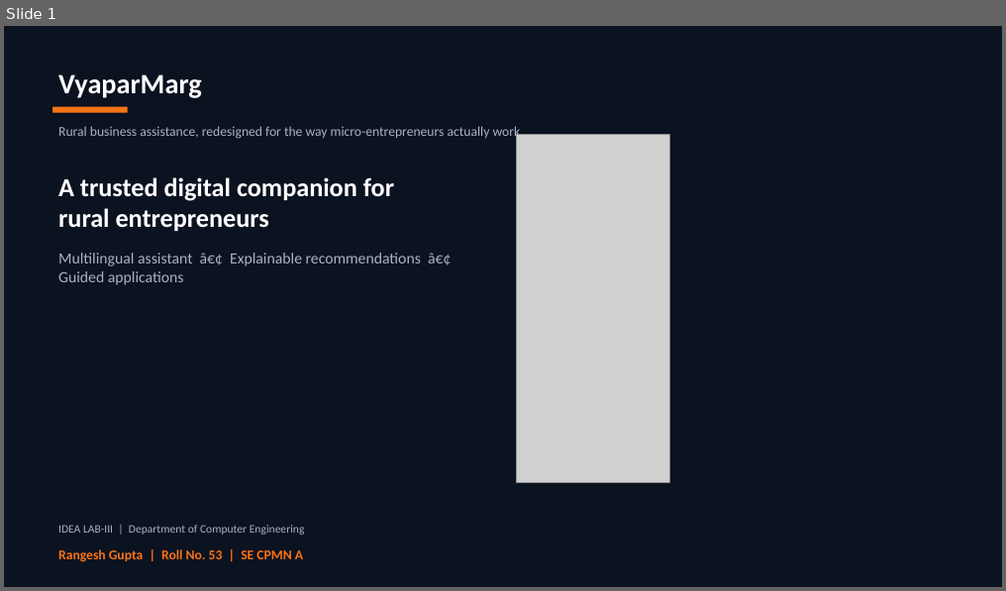
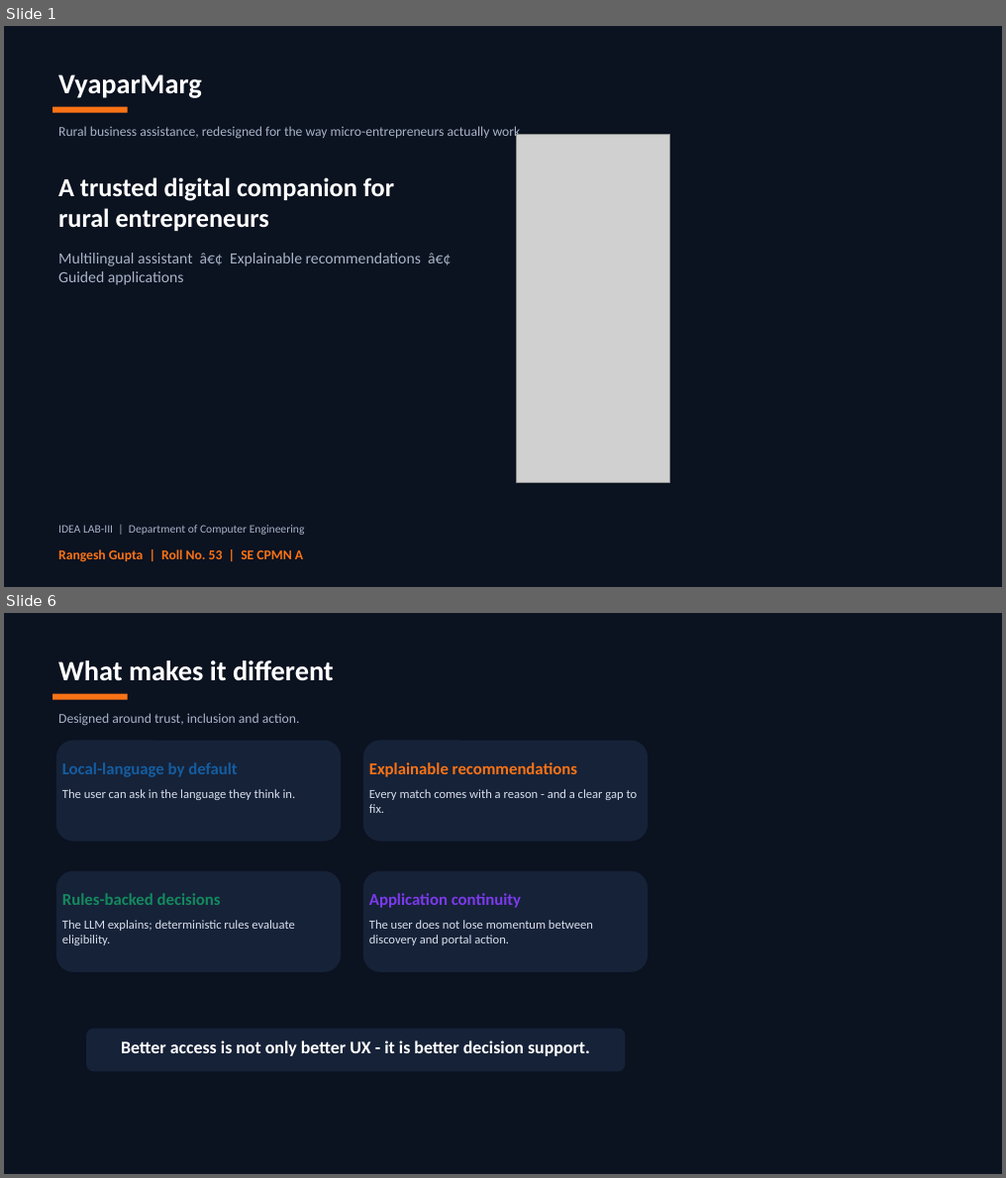
Before and after one commit to rangeshsha-Rookie/VyaparMarg, a slide deck: VyaparMarg_Modern_Presentation.pptx. Shown one above the other, each under a label of ours: slide 1 before the commit, slides 1 and 6 after it; the slides between them are not shown. The pictures are 1006x591 and 1006x1178 pixels, drawn with LibreOffice and Linux fonts; fonts in the diff are those of the drawing; grey boxes stand for pictures. Boxes give left, top, right and bottom in pixels: in the first picture for what was removed or moved away, otherwise in the second. Text is boxed around its words. In the diff, an @@ line names an element or a change of style, - is before the commit and + after.

```diff
--- a/VyaparMarg_Modern_Presentation.pptx
+++ b/VyaparMarg_Modern_Presentation.pptx
@@ slide 6 added at (4,613,1002,1174), background #0B1220 @@
@@ text added at (58,661,334,681), 27 pt, text #FFFFFF, bold @@
+What makes it different
@@ rectangle added at (53,694,128,700), fill #F97316 @@
@@ text added at (58,713,300,726), 13 pt, text #A8B3C7 @@
+Designed around trust, inclusion and action.
@@ rounded rectangle added at (56,741,341,842), fill #162238 @@
@@ rounded rectangle added at (363,741,648,842), fill #162238 @@
@@ text added at (62,762,237,777), 16 pt, text #145DA0, bold @@
+Local-language by default
@@ text added at (62,789,296,800), 12 pt, text #D7DFEC @@
+The user can ask in the language they think in.
@@ text added at (369,762,577,777), 16 pt, text #F97316, bold @@
+Explainable recommendations
@@ text added at (369,789,638,813), 12 pt, text #D7DFEC @@
+Every match comes with a reason - and a clear gap to fix.
@@ rounded rectangle added at (56,871,341,972), fill #162238 @@
@@ rounded rectangle added at (363,871,648,972), fill #162238 @@
@@ text added at (62,893,221,905), 16 pt, text #138A5E, bold @@
+Rules-backed decisions
@@ text added at (369,893,521,908), 16 pt, text #7C3AED, bold @@
+Application continuity
@@ text added at (62,920,294,946), 12 pt, text #D7DFEC @@
+The LLM explains; deterministic rules evaluate eligibility.
@@ text added at (369,920,593,946), 12 pt, text #D7DFEC @@
+The user does not lose momentum between discovery and portal action.
@@ rounded rectangle added at (86,1029,626,1072), fill #162238, 17 pt, text #FFFFFF, bold @@
+Better access is not only better UX - it is better decision support.
```
Also in this commit, not shown: 1 slide changed, 7 other slides added, 2 other files.
